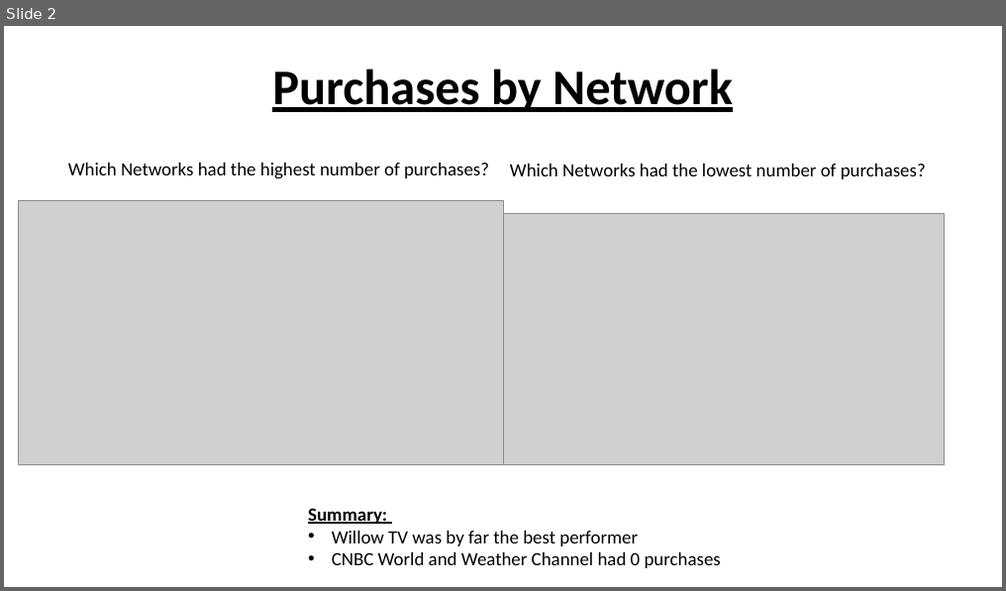
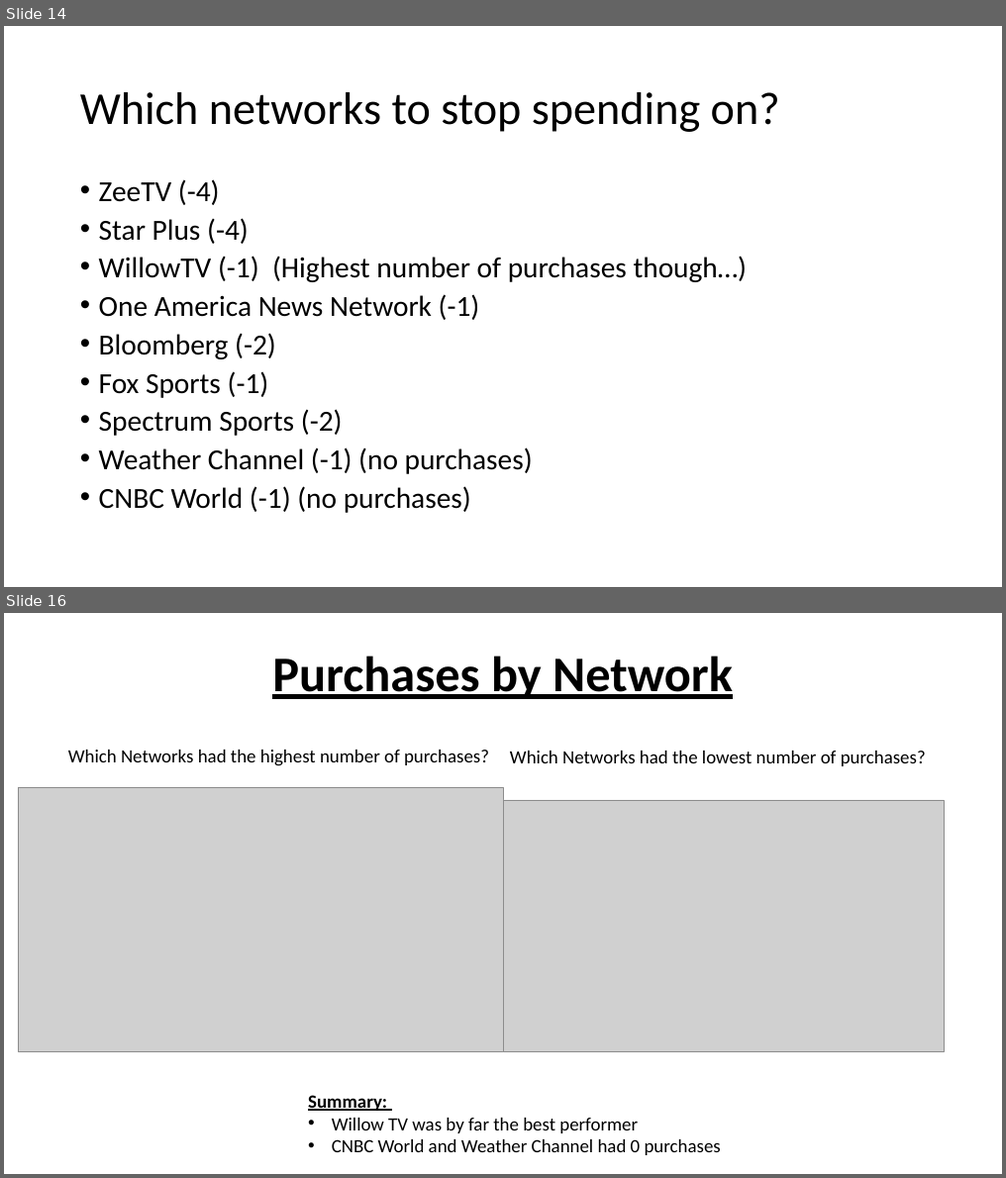
Before and after one commit to papir805/telepulse_ad_campaign_report, a slide deck: companyxyz_presentation.pptx. Shown one above the other, each under a label of ours: slide 2 before the commit, slides 14 and 16 after it; the slides between them are not shown. The pictures are 1006x591 and 1006x1178 pixels, drawn with LibreOffice and Linux fonts; fonts in the diff are those of the drawing; grey boxes stand for pictures. Boxes give left, top, right and bottom in pixels: in the first picture for what was removed or moved away, otherwise in the second. Text is boxed around its words. In the diff, an @@ line names an element or a change of style, - is before the commit and + after.

```diff
--- a/companyxyz_presentation.pptx
+++ b/companyxyz_presentation.pptx
@@ slide 14 added at box(4, 26, 1002, 587), background #FFFFFF @@
@@ title added at box(80, 92, 780, 132), 44 pt, text #000000 @@
+Which networks to stop spending on?
@@ text added at box(99, 179, 747, 513), 28 pt, text #000000 @@
+• ZeeTV (-4)
+• Star Plus (-4)
+• WillowTV (-1) (Highest number of purchases though…)
+• One America News Network (-1)
+• Bloomberg (-2)
+• Fox Sports (-1)
+• Spectrum Sports (-2)
+• Weather Channel (-1) (no purchases)
+• CNBC World (-1) (no purchases)
@@ what was slide 2 is now slide 16 @@
```
Also in this commit, not shown: 1 slide changed, 13 other slides added, 1 slide removed, 10 other files.
